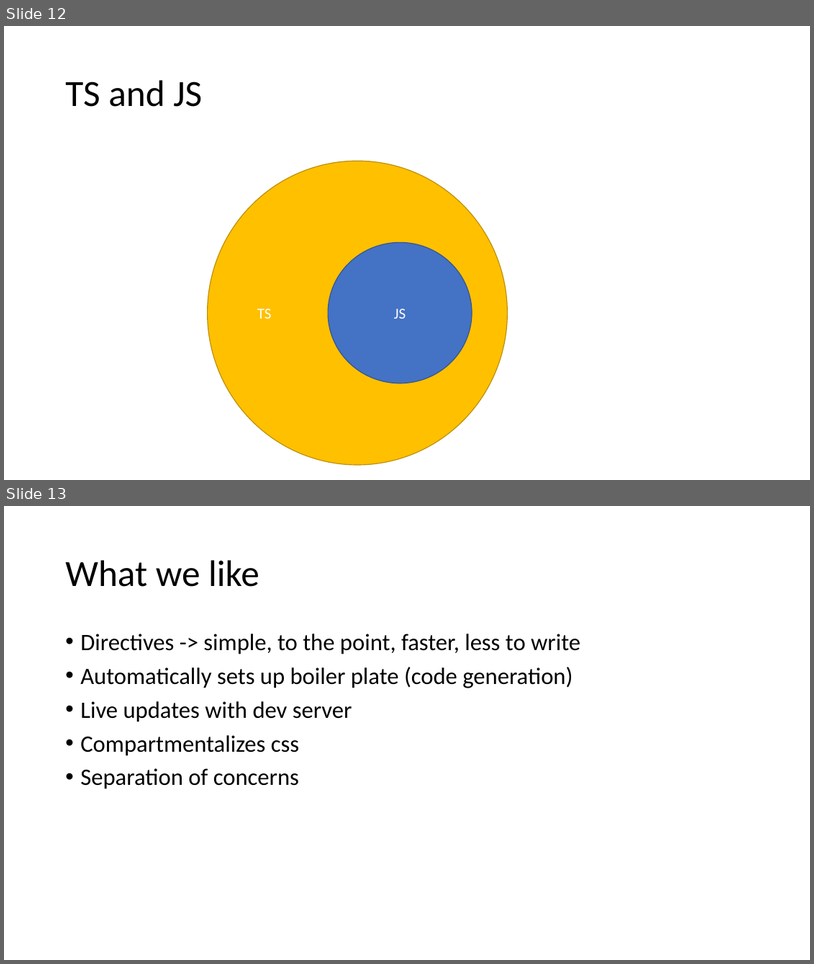
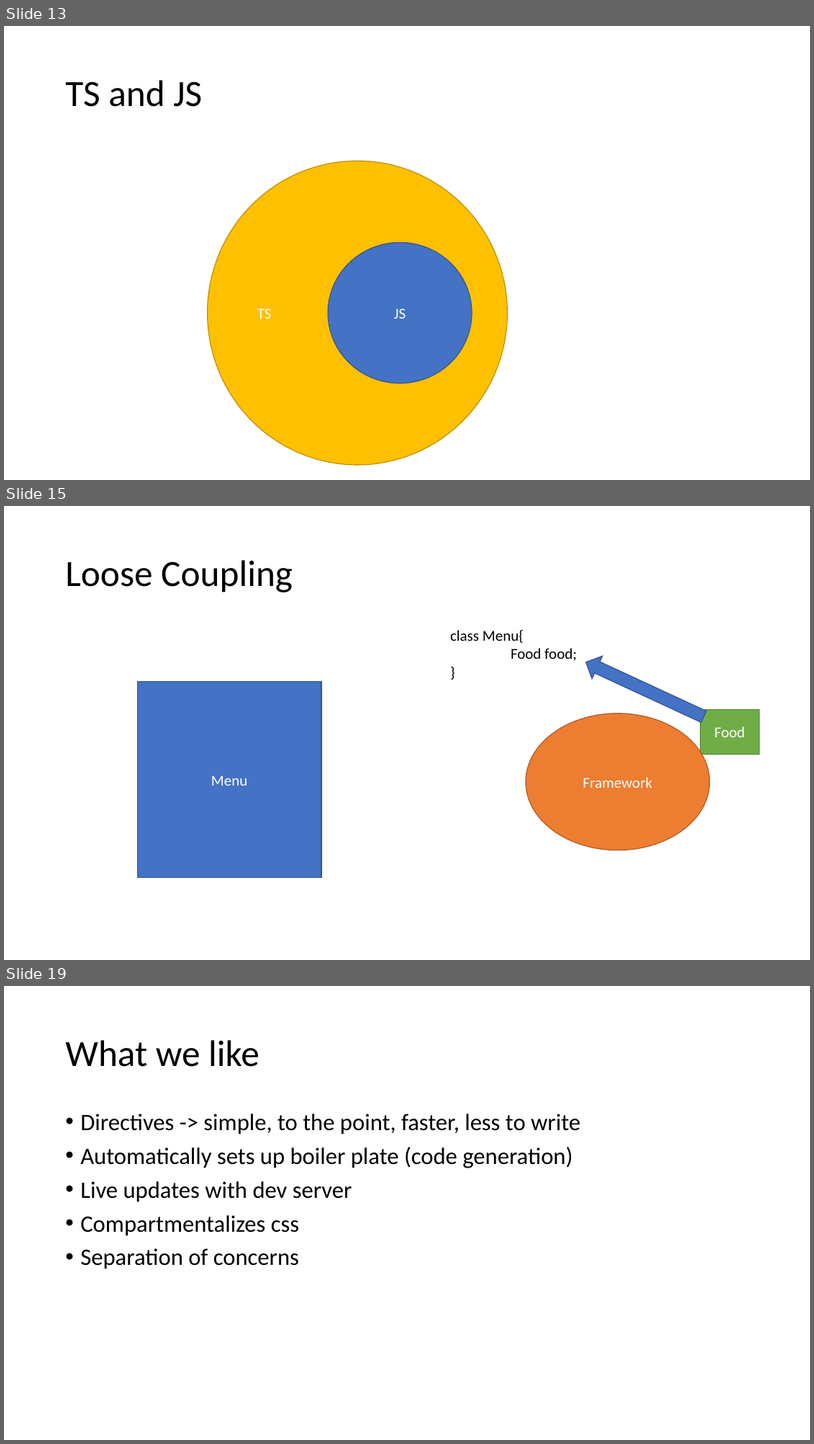
Before and after one commit to 200914ROC2/Training, a slide deck: 6Week-Angular/6w.pptx. Shown one above the other, each under a label of ours: slides 12 and 13 before the commit, slides 13, 15 and 19 after it; the slides between them are not shown. The pictures are 814x964 and 814x1444 pixels, drawn with LibreOffice and Linux fonts; fonts in the diff are those of the drawing. Boxes give left, top, right and bottom in pixels: in the first picture for what was removed or moved away, otherwise in the second. Text is boxed around its words. In the diff, an @@ line names an element or a change of style, - is before the commit and + after.

```diff
--- a/6Week-Angular/6w.pptx
+++ b/6Week-Angular/6w.pptx
@@ slide 15 added at [4,506,810,960], background #FFFFFF @@
@@ title added at [65,560,293,592], 44 pt, text #000000 @@
+Loose Coupling
@@ text added at [450,630,577,661], 18 pt, text #000000 @@
+class Menu{
+Food food;
+}
@@ right arrow added at [581,651,710,728], fill #4472C4, outline #325491 1 pt @@
@@ rectangle added at [138,682,322,878], fill #4472C4, outline #325491 1 pt, 18 pt, text #FFFFFF @@
+Menu
@@ ellipse added at [526,713,710,850], fill #ED7D31, outline #AF5C24 1 pt, 18 pt, text #FFFFFF @@
+Framework
@@ rectangle added at [700,709,759,754], fill #70AD47, outline #538035 1 pt, 18 pt, text #FFFFFF @@
+Food
@@ what was slide 12 is now slide 13 @@
@@ what was slide 13 is now slide 19 @@
```
Also in this commit, not shown: 2 slides changed, 5 other slides added.
